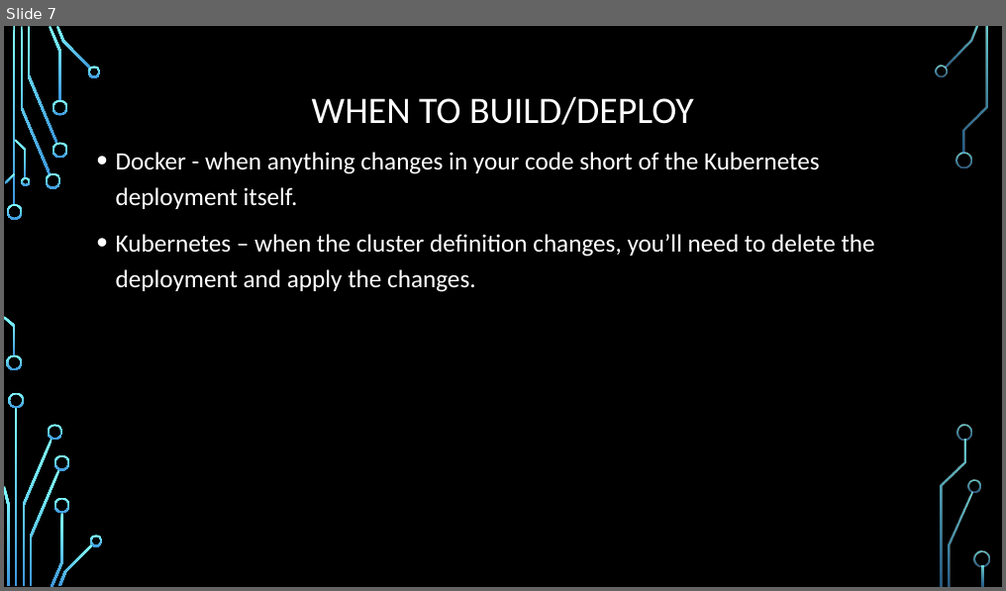
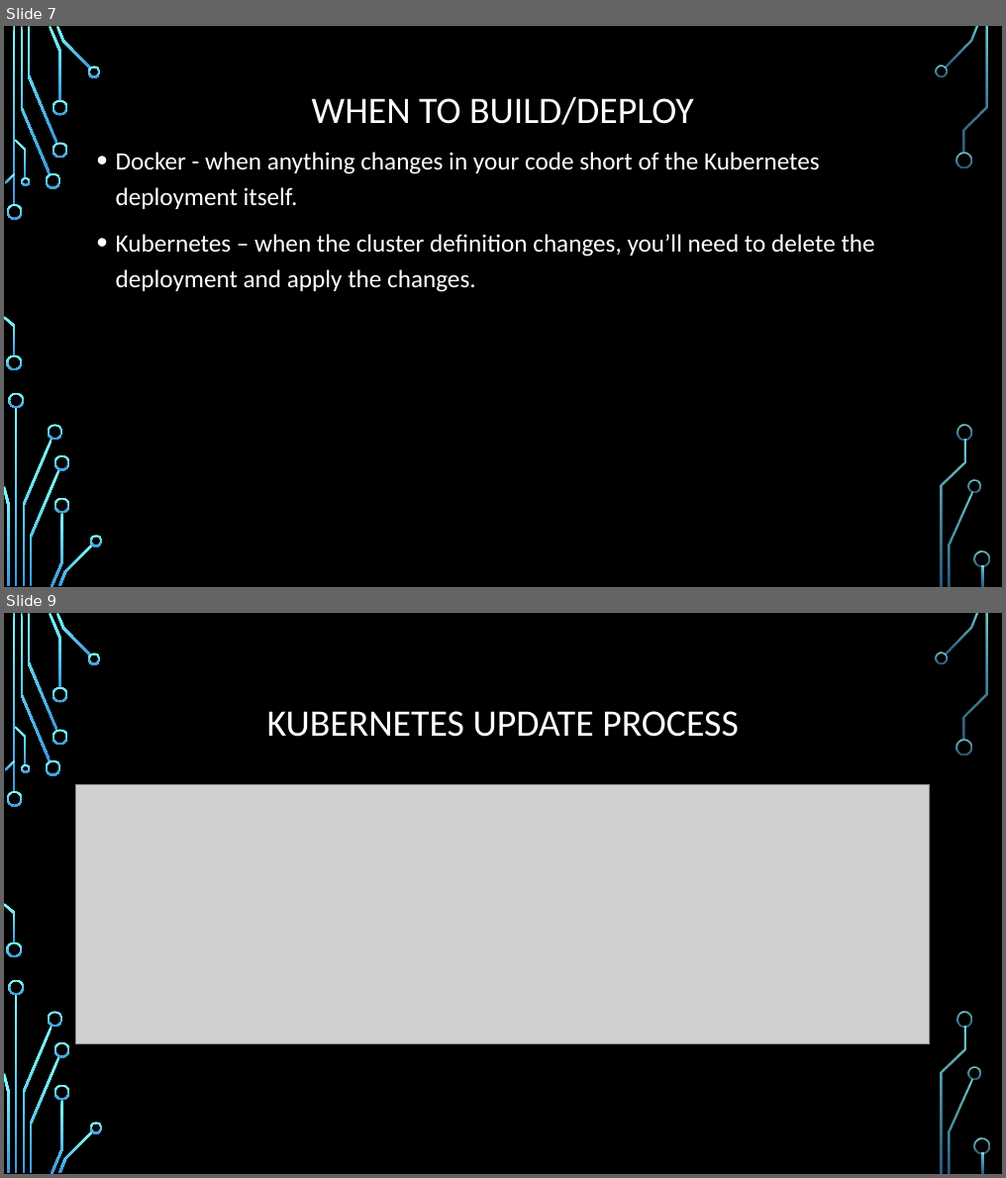
Before and after one commit to musicalheather/hello-worldpython, a slide deck: DockerPresentationHelloWorld.pptx. Shown one above the other, each under a label of ours: slide 7 before the commit, slides 7 and 9 after it; the slides between them are not shown. The pictures are 1006x591 and 1006x1178 pixels, drawn with LibreOffice and Linux fonts; fonts in the diff are those of the drawing; grey boxes stand for pictures; background and template pictures are left out. Boxes give left, top, right and bottom in pixels: in the first picture for what was removed or moved away, otherwise in the second. Text is boxed around its words. In the diff, an @@ line names an element or a change of style, - is before the commit and + after.

```diff
--- a/DockerPresentationHelloWorld.pptx
+++ b/DockerPresentationHelloWorld.pptx
@@ slide 9 added at bbox=[4, 613, 1002, 1174], background picture (left out); not listed: 36 template elements that a slide beside it also shows @@
@@ title added at bbox=[267, 711, 739, 737], 36 pt, text #FFFFFF @@
+KUBERNETES UPDATE PROCESS
@@ picture added at bbox=[76, 784, 930, 1045] @@
```
Also in this commit, not shown: 4 slides changed, 1 other slide added, 2 other files.
